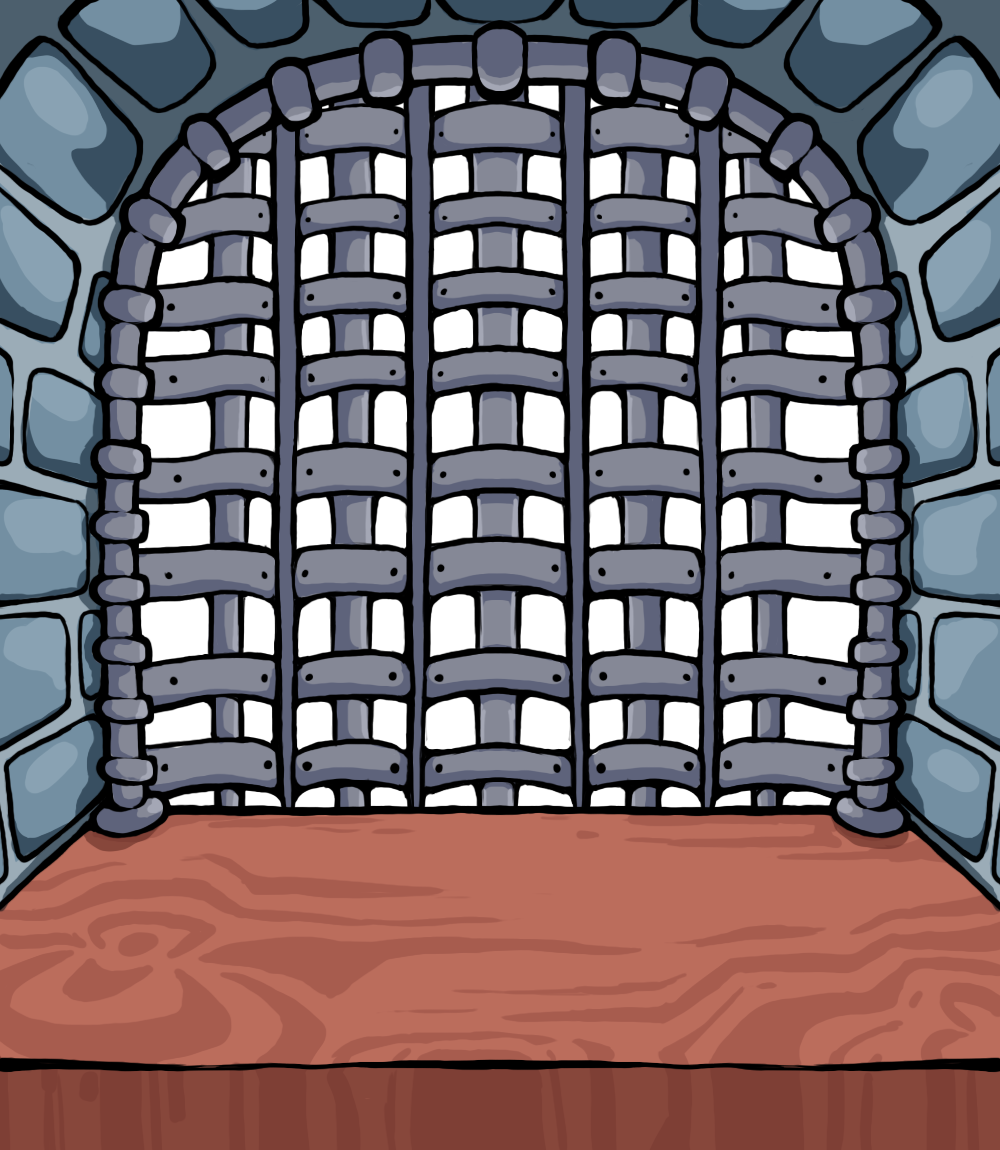
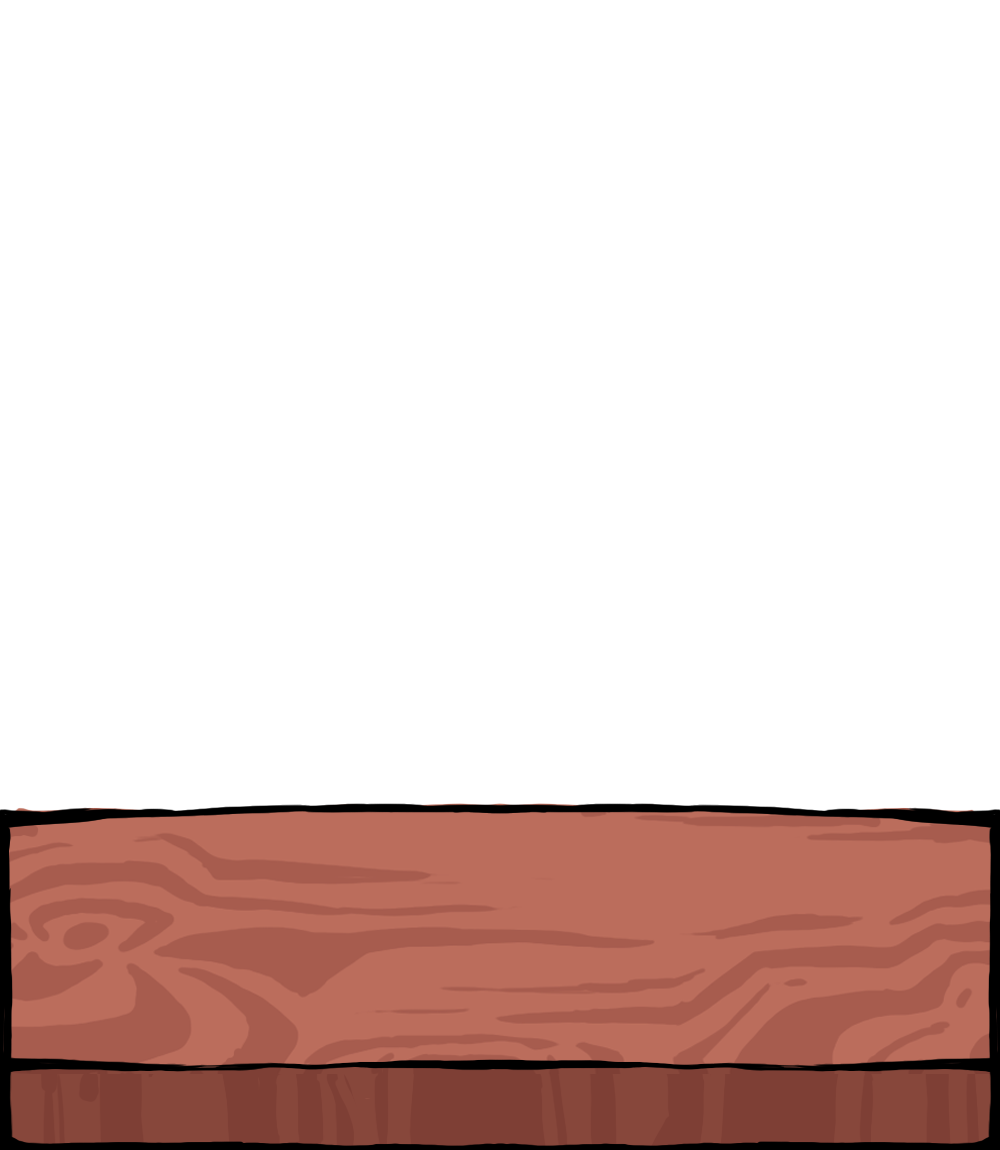
Layered file, before and after one edit (1000px x 1150px). Changes by layer:
added group "Desk copy" with 4 layers above "Desk" over [0, 803, 1000, 1150]
added layer "Layer 6" in group "Desk copy" over [0, 887, 1000, 1150]
added layer "Layer 5" in group "Desk copy" over [0, 803, 1000, 1073]
added layer "Table Shading" (2nd of 3, in "Desk copy") (darken, 54%) in group "Desk copy" over [0, 1055, 1000, 1150]
added layer "Desk Flatcolors" (2nd of 3, in "Desk copy") in group "Desk copy" over [0, 803, 1000, 1150]
hid group "Desk" (2nd of 2) (4 layers), moved it out of group "Booth" over [0, 0, 1000, 1150]
moved "Main Lineart" (2nd of 2, in "Desk") into group "Desk", painted on it over [0, 0, 1000, 1073]
painted on "Table Shading" (3rd of 3, in "Desk") over [83, 808, 938, 853]
painted on "Desk Flatcolors" (3rd of 3, in "Desk") over [0, 800, 1000, 1074]
hid group "Arch" (2nd of 2, in "Booth") (3 layers) over [0, 22, 999, 837]
hid group "Stone" (2nd of 2, in "Booth") (3 layers) over [0, 0, 1000, 913]
hid group "Portcullis" (1st of 2) (2 layers) over [104, 27, 892, 945]
